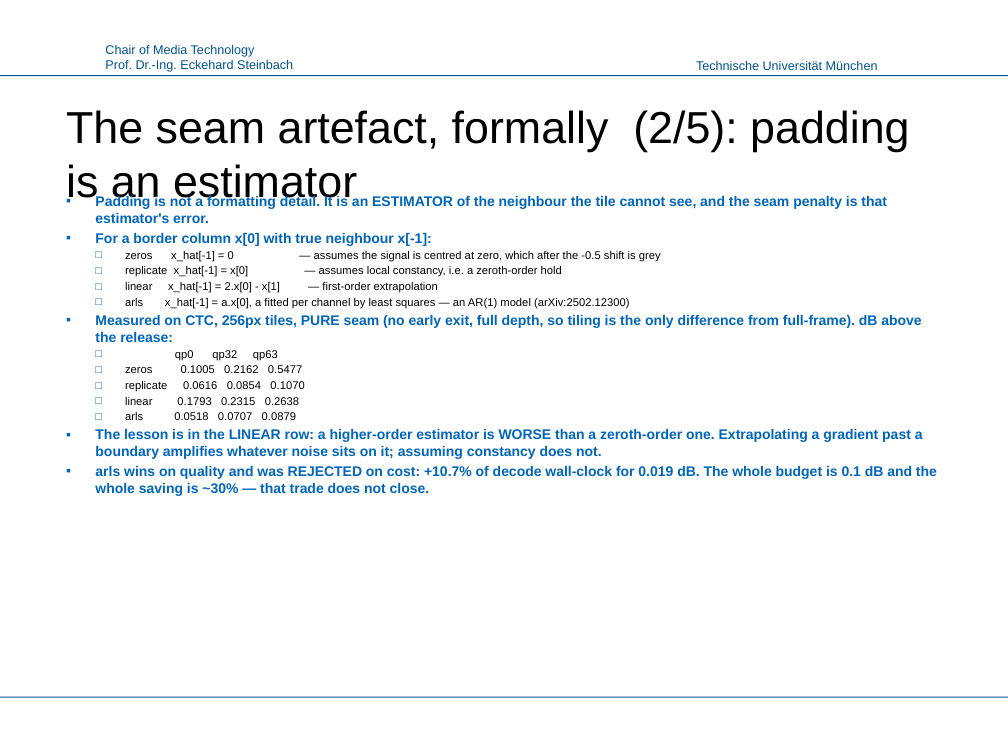
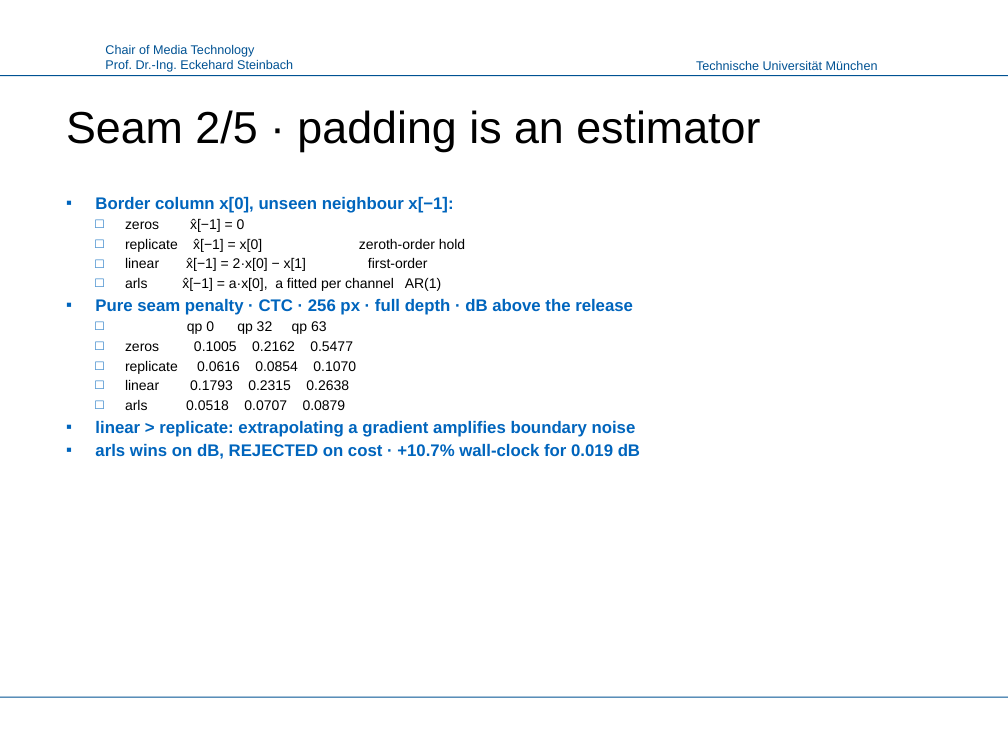
Before and after one commit to canerim/FLEX-FLOP, a slide deck: slide 11 of paper/FLEX-UF_LMT.pptx (slide 12 before the commit). Drawn at 1008x756 pixels with LibreOffice and Linux fonts; fonts in the diff are those of the drawing; background and template pictures are left out. Boxes give left, top, right and bottom in pixels: in the first picture for what was removed or moved away, otherwise in the second. Text is boxed around its words. In the diff, an @@ line names an element or a change of style, - is before the commit and + after.

Commit message:
Deck: figure-first, and the figures now use the release denominator
Body text cut from 19,027 characters to 9,705 -- claims, numbers and
formulas, no connective prose. Every figure that had room got it: 21 of 23
now span >=90% of the slide.

Two figures were showing the old denominator while the text beside them
showed the corrected one, which is exactly the inconsistency a reader is
right to distrust. make_figs_nature.py now routes every saving through one
helper that divides by the release's 1.0, and the architecture figure no
longer prints the deepest exit as '0% saved' -- it is -1.0%, because seam
repair makes our full-depth path cost 0.95% more than the release. Hiding
that at the one place the figure makes a cost claim was the worst version
of the error.

Five slides give the seam artefact in textbook form: the convolution that
causes it, the 4b/F contamination law, padding as an estimator with the
measured table, the perimeter argument for 256px, and the gated repair
with its equation -- ending on the measurement that says the repair earns
0.0020 dB per point of decode while arls was rejected at 0.0018.

```diff
--- a/paper/FLEX-UF_LMT.pptx
+++ b/paper/FLEX-UF_LMT.pptx
@@ title at [66,110,760,152]: text changed @@
-The seam artefact, formally (2/5): padding is an estimator
+Seam 2/5 · padding is an estimator
@@ text at [95,197,465,334]: text changed; size 8 to 10 pt @@
-▪ Padding is not a formatting detail. It is an ESTIMATOR of the neighbour the tile cannot see, and the seam penalty is that estimator's error.
-▪ For a border column x[0] with true neighbour x[-1]:
-  □ zeros x_hat[-1] = 0 — assumes the signal is centred at zero, which after the -0.5 shift is grey
-  □ replicate x_hat[-1] = x[0] — assumes local constancy, i.e. a zeroth-order hold
-  □ linear x_hat[-1] = 2.x[0] - x[1] — first-order extrapolation
-  □ arls x_hat[-1] = a.x[0], a fitted per channel by least squares — an AR(1) model (arXiv:2502.12300)
-▪ Measured on CTC, 256px tiles, PURE seam (no early exit, full depth, so tiling is the only difference from full-frame). dB above the release:
-  □ qp0 qp32 qp63
+▪ Border column x[0], unseen neighbour x[−1]:
+  □ zeros x̂[−1] = 0
+  □ replicate x̂[−1] = x[0] zeroth-order hold
+  □ linear x̂[−1] = 2·x[0] − x[1] first-order
+  □ arls x̂[−1] = a·x[0], a fitted per channel AR(1)
+▪ Pure seam penalty · CTC · 256 px · full depth · dB above the release
+  □ qp 0 qp 32 qp 63
@@ text at [125,341,356,410]: size 8 to 10 pt in "zeros 0.1005 0.2162 0.5477", "replicate 0.0616 0.0854 0.1070", "linear 0.1793 0.2315 0.2638", "arls 0.0518 0.0707 0.0879" @@
@@ text at [95,421,640,459]: text changed; size 10 to 12 pt @@
-▪ The lesson is in the LINEAR row: a higher-order estimator is WORSE than a zeroth-order one. Extrapolating a gradient past a boundary amplifies whatever noise sits on it; assuming constancy does not.
-▪ arls wins on quality and was REJECTED on cost: +10.7% of decode wall-clock for 0.019 dB. The whole budget is 0.1 dB and the whole saving is ~30% — that trade does not close.
+▪ linear > replicate: extrapolating a gradient amplifies boundary noise
+▪ arls wins on dB, REJECTED on cost · +10.7% wall-clock for 0.019 dB
```
Also in this commit, not shown: 20 other slides changed, 2 slides added, 2 slides removed, 17 other files.
